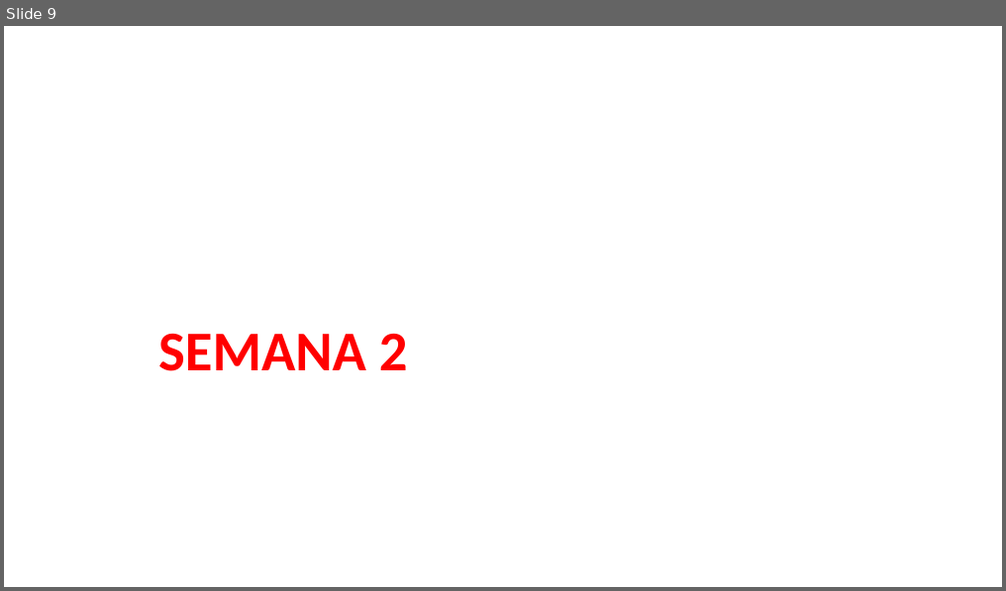
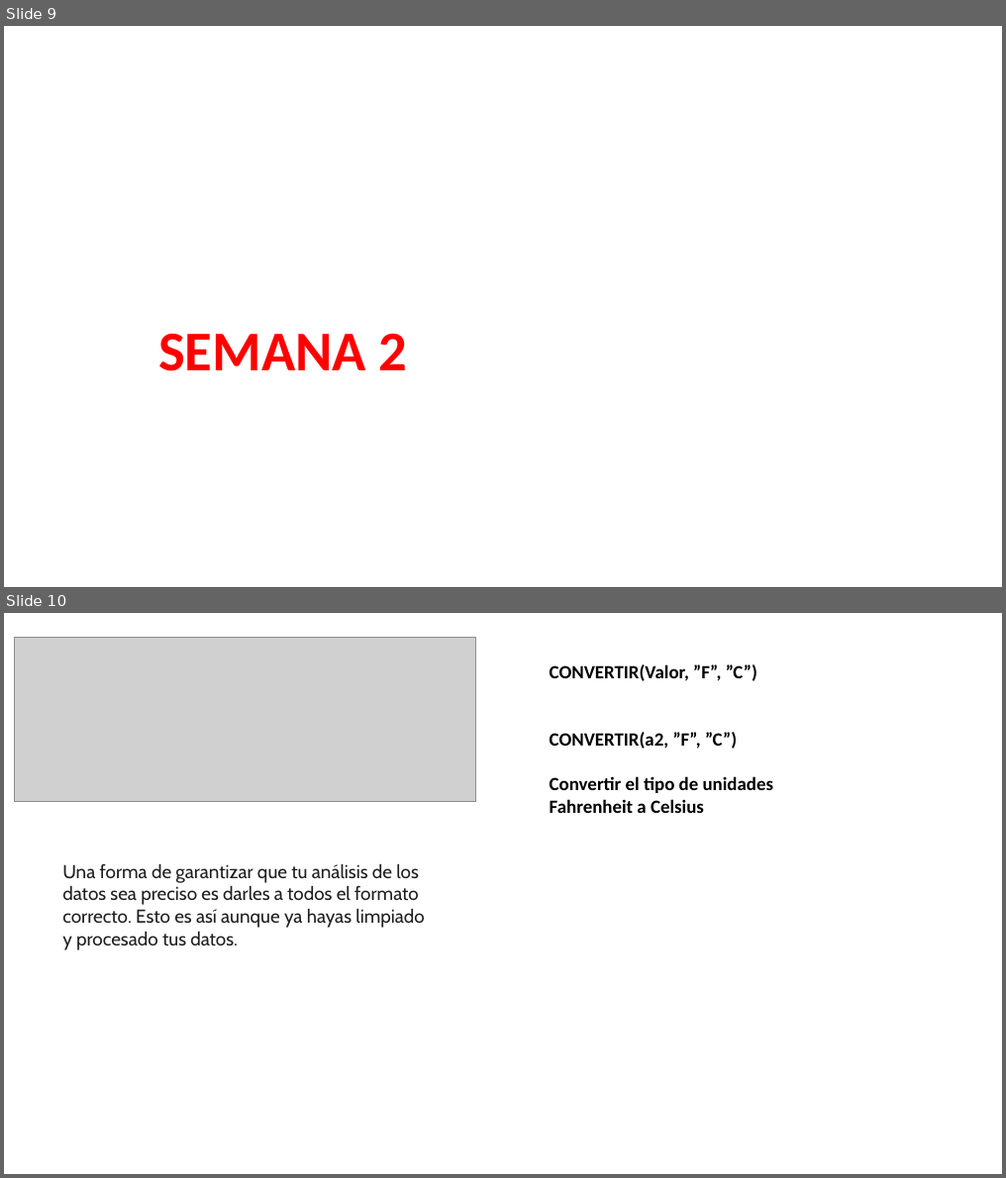
Before and after one commit to megath12/Data_Analysis_Google, a slide deck: 5_analizar_datos_para_responder.pptx. Shown one above the other, each under a label of ours: slide 9 before the commit, slides 9 and 10 after it. The pictures are 1006x591 and 1006x1178 pixels, drawn with LibreOffice and Linux fonts; fonts in the diff are those of the drawing; grey boxes stand for pictures. Boxes give left, top, right and bottom in pixels: in the first picture for what was removed or moved away, otherwise in the second. Text is boxed around its words. In the diff, an @@ line names an element or a change of style, - is before the commit and + after.

```diff
--- a/5_analizar_datos_para_responder.pptx
+++ b/5_analizar_datos_para_responder.pptx
@@ slide 10 added at <box>4,613,1002,1174</box>, background #FFFFFF @@
@@ picture added at <box>15,638,476,802</box> @@
@@ text added at <box>549,664,773,813</box>, 18 pt, text #000000, bold @@
+CONVERTIR(Valor, ”F”, ”C”)
+CONVERTIR(a2, ”F”, ”C”)
+Convertir el tipo de unidades Fahrenheit a Celsius
@@ text added at <box>62,864,424,951</box>, 18 pt, text #1F1F1F @@
+Una forma de garantizar que tu análisis de los datos sea preciso es darles a todos el formato correcto. Esto es así aunque ya hayas limpiado y procesado tus datos.
```
Also in this commit, not shown: 14 other slides added, 1 slide removed, 1 other file.
